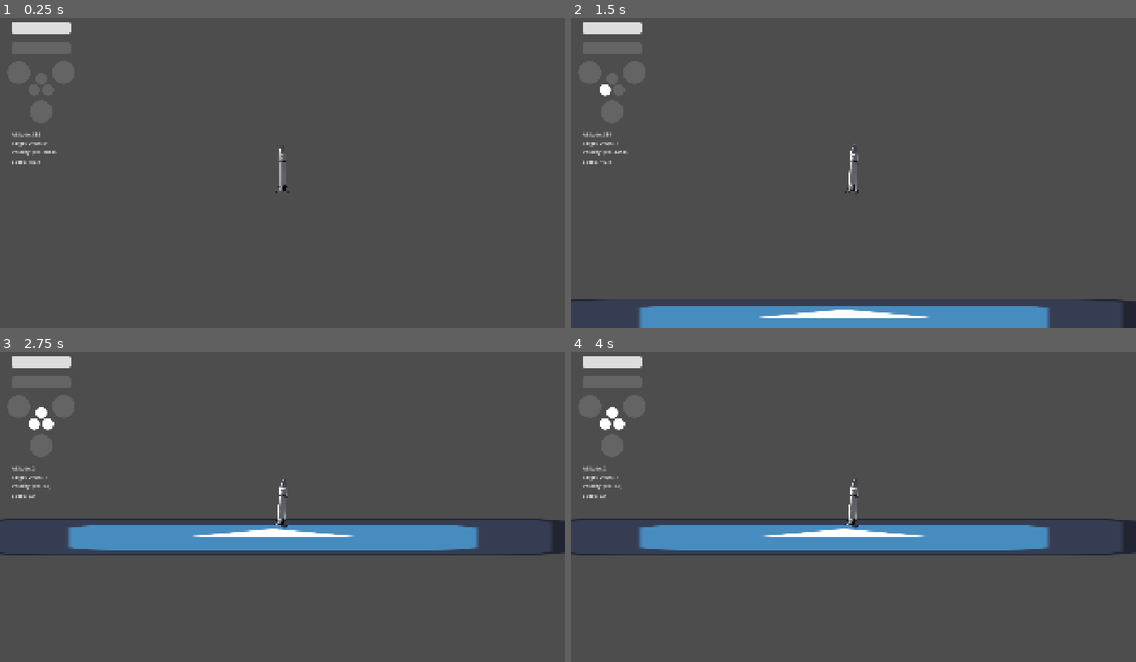
Above: before the commit, frames 1-4 (two rows, left to right).
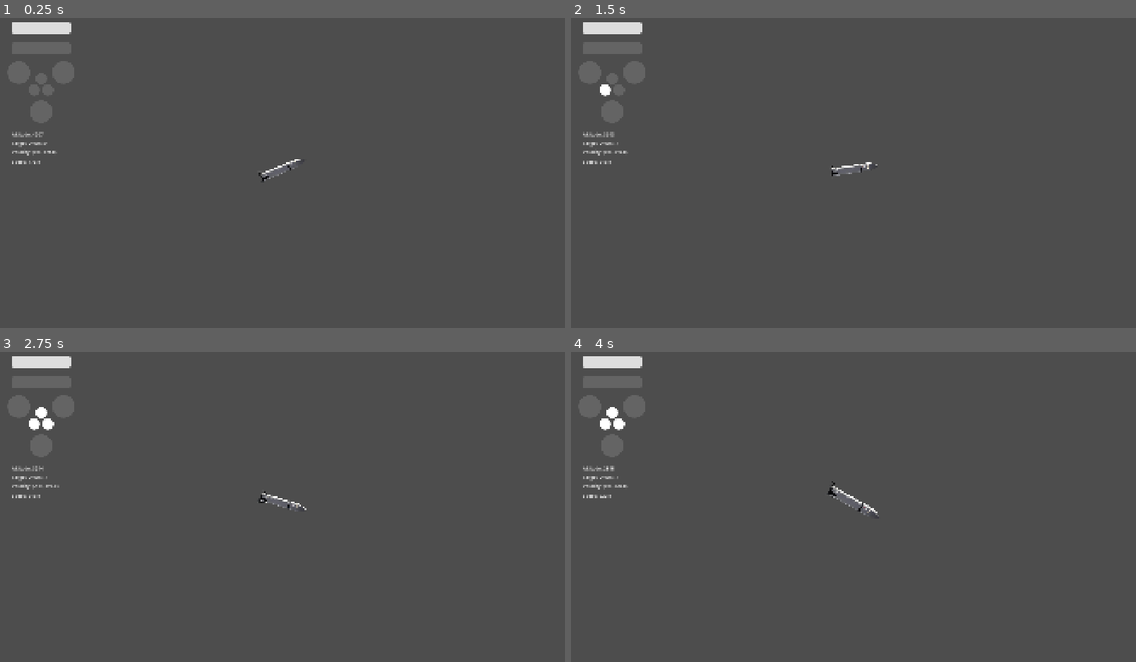
Above: after the commit, the same moments.

Repository: cyb3rgeorge/subnorminal
Game: Godot game, scene res://physics.tscn
Same seed, same stepped clock (60 frames per second), same inputs: the game is played once before the commit and once after it. The engine's default icon, where the game draws it, is replaced by a stand-in: a white triangle on a blue panel in a dark square.
Inputs (mouse positions are in pixels of both pictures, inside the frame that each line leads up to):
- Up to frame 1 (0.25 s): no input
- Up to frame 2 (1.5 s): move the mouse to (977, 154) at 0.52 s; hold Right (rotateRight) 0.53-1.25 s; hold 1 (1Engine) 0.53-1.25 s; click (977, 154) at 0.67 s; tap 2 (2Engines) at 0.8 s; drag from (740, 185) to (825, 231) at 1.27 s
- Up to frame 3 (2.75 s): move the mouse to (339, 432) at 2.02 s; hold Right (rotateRight) from 2.03 s (still down); hold 3 (3Engines) from 2.03 s (still down); tap Q (EngineCutoff) at 2.3 s
- Up to frame 4 (4 s): release Right (rotateRight) at 2.75 s; release 3 (3Engines) at 2.75 s; drag from (825, 565) to (684, 454) at 2.77 s; move the mouse to (1023, 550) at 3.52 s; hold Left (rotateLeft) from 3.53 s (still down); hold = (zoomIn, bound only after the commit) from 3.53 s (still down); tap - (zoomOut, bound only after the commit) at 3.8 s

The runs differ from the first frame. In frame 1, 0.3% of the frame differs, in the area x 5-54%, y 36-57%; in frame 2, 5.8%; in frame 3, 7.4%; in frame 4, 7.5%, in the area x 0-100%, y 36-66%.

Commit message:
Atmospheric Drag

Diff:
--- a/camera2d.gd
+++ b/camera2d.gd
@@ -14,3 +14,11 @@
 			zoom -= Vector2(zoom_speed, zoom_speed)
 			zoom.x = clamp(zoom.x, min_zoom, max_zoom)
 			zoom.y = clamp(zoom.y, min_zoom, max_zoom)
+	if Input.is_action_pressed("zoomIn"):
+		zoom += Vector2(zoom_speed, zoom_speed)
+		zoom.x = clamp(zoom.x, min_zoom, max_zoom)
+		zoom.y = clamp(zoom.y, min_zoom, max_zoom)
+	if Input.is_action_pressed("zoomOut"):
+		zoom -= Vector2(zoom_speed, zoom_speed)
+		zoom.x = clamp(zoom.x, min_zoom, max_zoom)
+		zoom.y = clamp(zoom.y, min_zoom, max_zoom)
--- /dev/null
+++ b/global.gd
@@ -0,0 +1,3 @@
+extends Node
+
+var failures : int = 0
--- /dev/null
+++ b/menu.gd
@@ -0,0 +1,7 @@
+extends Node2D
+
+func _ready():
+	$CanvasLayer/Label.text = "Failures: " + str(Global.failures)
+
+func _on_button_pressed() -> void:
+	get_tree().change_scene_to_file("res://physics.tscn")
--- /dev/null
+++ b/menu.tscn
@@ -0,0 +1,45 @@
+[gd_scene format=3 uid="uid://by7j03igxkmx8"]
+
+[ext_resource type="Script" uid="uid://qf1ergsb8pai" path="res://menu.gd" id="1_lti8b"]
+
+[sub_resource type="GDScript" id="GDScript_5wfv7"]
+script/source = "extends Node
+
+var failures : int = 0
+"
+
+[node name="Node2D" type="Node2D" unique_id=1357228171]
+rotation = -0.0032296565
+script = ExtResource("1_lti8b")
+
+[node name="CanvasLayer" type="CanvasLayer" parent="." unique_id=539137796]
+
+[node name="Label" type="Label" parent="CanvasLayer" unique_id=241347718]
+offset_left = 859.0
+offset_top = 278.0
+offset_right = 938.0
+offset_bottom = 301.0
+text = "Failures: 0"
+script = SubResource("GDScript_5wfv7")
+
+[node name="Control" type="Control" parent="." unique_id=327519560]
+layout_mode = 3
+anchors_preset = 0
+offset_right = 40.0
+offset_bottom = 40.0
+
+[node name="Button" type="Button" parent="Control" unique_id=312785559]
+layout_mode = 1
+anchors_preset = -1
+anchor_left = 1.393
+anchor_top = 7.175
+anchor_right = 30.068
+anchor_bottom = 18.547
+offset_left = 675.8616
+offset_top = 153.36502
+offset_right = -302.13824
+offset_bottom = -230.51498
+scale = Vector2(1.48, 1.48)
+text = "Initiate Mission"
+
+[connection signal="pressed" from="Control/Button" to="." method="_on_button_pressed"]
--- a/physics.tscn
+++ b/physics.tscn
@@ -12,7 +12,7 @@
 [ext_resource type="Texture2D" uid="uid://bv66xpmy23g1c" path="res://images/ship0.png" id="9_uxuuy"]
 
 [sub_resource type="RectangleShape2D" id="RectangleShape2D_5wfv7"]
-size = Vector2(1950, 100)
+size = Vector2(32478, 100)
 
 [sub_resource type="StyleBoxFlat" id="StyleBoxFlat_4y73a"]
 bg_color = Color(0.39215687, 0.39215687, 0.39215687, 1)
@@ -45,13 +45,13 @@
 [node name="Node2D" type="Node2D" unique_id=1745848919]
 
 [node name="Icon" type="Sprite2D" parent="." unique_id=326992581]
-position = Vector2(927.99994, 1078)
-scale = Vector2(15.781249, 1)
+position = Vector2(1125.501, 1078)
+scale = Vector2(251.03906, 1)
 texture = ExtResource("5_xf4yl")
 
 [node name="Starship" type="RigidBody2D" parent="." unique_id=1724685367]
-position = Vector2(960, 87)
-mass = 10.0
+position = Vector2(960, -3068)
+rotation = 1.176179
 inertia = 1000.0
 can_sleep = false
 freeze_mode = 1
@@ -76,7 +76,7 @@
 position = Vector2(-10, 1120)
 
 [node name="CollisionShape2D" type="CollisionShape2D" parent="Land" unique_id=333878887]
-position = Vector2(965, -40)
+position = Vector2(970, -40)
 shape = SubResource("RectangleShape2D_5wfv7")
 
 [node name="Telemetry" type="CanvasLayer" parent="." unique_id=65945142]
@@ -100,7 +100,7 @@
 offset_bottom = -382.24005
 theme_override_styles/background = SubResource("StyleBoxFlat_4y73a")
 theme_override_styles/fill = SubResource("StyleBoxFlat_7rytq")
-max_value = 1000.0
+max_value = 2000.0
 value = 1000.0
 allow_greater = true
 show_percentage = false
@@ -168,7 +168,12 @@
 texture = ExtResource("8_kvxyv")
 
 [node name="0Engines" type="Sprite2D" parent="Telemetry" unique_id=1219415110]
+visible = false
 position = Vector2(140, 275)
 texture = ExtResource("9_uxuuy")
 
+[node name="EndTimer" type="Timer" parent="." unique_id=86791372]
+wait_time = 2.0
+
 [connection signal="body_entered" from="Land" to="Starship" method="_on_area_2d_body_entered"]
+[connection signal="timeout" from="EndTimer" to="Starship" method="_on_end_timer_timeout"]
--- a/project.godot
+++ b/project.godot
@@ -15,11 +15,19 @@
 config/features=PackedStringArray("4.7", "GL Compatibility")
 config/icon="res://icon.svg"
 
+[autoload]
+
+Global="*uid://csgkj2vf8bx2r"
+
 [display]
 
 window/size/viewport_width=1920
 window/size/viewport_height=1080
 window/stretch/mode="canvas_items"
+
+[editor]
+
+version_control/autoload_on_startup=true
 
 [global_group]
 
@@ -30,41 +38,63 @@
 rotateLeft={
 "deadzone": 0.2,
 "events": [Object(InputEventKey,"resource_local_to_scene":false,"resource_name":"","device":-1,"window_id":0,"alt_press …(195 unchanged characters)…
+, Object(InputEventKey,"resource_local_to_scene":false,"resource_name":"","device":-1,"window_id":0,"alt_pressed":false,"shift_pressed":false,"ctrl_pressed":false,"meta_pressed":false,"pressed":false,"keycode":0,"physical_keycode":65,"key_label":0,"unicode":97,"location":0,"echo":false,"script":null)
 ]
 }
 rotateRight={
 "deadzone": 0.2,
 "events": [Object(InputEventKey,"resource_local_to_scene":false,"resource_name":"","device":-1,"window_id":0,"alt_press …(195 unchanged characters)…
+, Object(InputEventKey,"resource_local_to_scene":false,"resource_name":"","device":-1,"window_id":0,"alt_pressed":false,"shift_pressed":false,"ctrl_pressed":false,"meta_pressed":false,"pressed":false,"keycode":0,"physical_keycode":68,"key_label":0,"unicode":100,"location":0,"echo":false,"script":null)
 ]
 }
 throttleUp={
 "deadzone": 0.2,
 "events": [Object(InputEventKey,"resource_local_to_scene":false,"resource_name":"","device":-1,"window_id":0,"alt_press …(195 unchanged characters)…
+, Object(InputEventKey,"resource_local_to_scene":false,"resource_name":"","device":-1,"window_id":0,"alt_pressed":false,"shift_pressed":false,"ctrl_pressed":false,"meta_pressed":false,"pressed":false,"keycode":0,"physical_keycode":87,"key_label":0,"unicode":119,"location":0,"echo":false,"script":null)
 ]
 }
 throttleDown={
 "deadzone": 0.2,
 "events": [Object(InputEventKey,"resource_local_to_scene":false,"resource_name":"","device":-1,"window_id":0,"alt_press …(195 unchanged characters)…
+, Object(InputEventKey,"resource_local_to_scene":false,"resource_name":"","device":-1,"window_id":0,"alt_pressed":false,"shift_pressed":false,"ctrl_pressed":false,"meta_pressed":false,"pressed":false,"keycode":0,"physical_keycode":83,"key_label":0,"unicode":115,"location":0,"echo":false,"script":null)
 ]
 }
 1Engine={
 "deadzone": 0.2,
 "events": [Object(InputEventKey,"resource_local_to_scene":false,"resource_name":"","device":-1,"window_id":0,"alt_press …(191 unchanged characters)…
+, Object(InputEventKey,"resource_local_to_scene":false,"resource_name":"","device":-1,"window_id":0,"alt_pressed":false,"shift_pressed":false,"ctrl_pressed":false,"meta_pressed":false,"pressed":false,"keycode":0,"physical_keycode":55,"key_label":0,"unicode":55,"location":0,"echo":false,"script":null)
 ]
 }
 2Engines={
 "deadzone": 0.2,
 "events": [Object(InputEventKey,"resource_local_to_scene":false,"resource_name":"","device":-1,"window_id":0,"alt_press …(191 unchanged characters)…
+, Object(InputEventKey,"resource_local_to_scene":false,"resource_name":"","device":-1,"window_id":0,"alt_pressed":false,"shift_pressed":false,"ctrl_pressed":false,"meta_pressed":false,"pressed":false,"keycode":0,"physical_keycode":56,"key_label":0,"unicode":56,"location":0,"echo":false,"script":null)
 ]
 }
 3Engines={
 "deadzone": 0.2,
 "events": [Object(InputEventKey,"resource_local_to_scene":false,"resource_name":"","device":-1,"window_id":0,"alt_press …(191 unchanged characters)…
+, Object(InputEventKey,"resource_local_to_scene":false,"resource_name":"","device":-1,"window_id":0,"alt_pressed":false,"shift_pressed":false,"ctrl_pressed":false,"meta_pressed":false,"pressed":false,"keycode":0,"physical_keycode":57,"key_label":0,"unicode":57,"location":0,"echo":false,"script":null)
 ]
 }
 EngineCutoff={
 "deadzone": 0.2,
 "events": [Object(InputEventKey,"resource_local_to_scene":false,"resource_name":"","device":-1,"window_id":0,"alt_press …(192 unchanged characters)…
+, Object(InputEventKey,"resource_local_to_scene":false,"resource_name":"","device":-1,"window_id":0,"alt_pressed":false,"shift_pressed":false,"ctrl_pressed":false,"meta_pressed":false,"pressed":false,"keycode":0,"physical_keycode":48,"key_label":0,"unicode":48,"location":0,"echo":false,"script":null)
+]
+}
+zoomIn={
+"deadzone": 0.2,
+"events": [Object(InputEventKey,"resource_local_to_scene":false,"resource_name":"","device":-1,"window_id":0,"alt_pressed":false,"shift_pressed":false,"ctrl_pressed":false,"meta_pressed":false,"pressed":false,"keycode":0,"physical_keycode":61,"key_label":0,"unicode":61,"location":0,"echo":false,"script":null)
+, Object(InputEventKey,"resource_local_to_scene":false,"resource_name":"","device":-1,"window_id":0,"alt_pressed":false,"shift_pressed":false,"ctrl_pressed":false,"meta_pressed":false,"pressed":false,"keycode":0,"physical_keycode":46,"key_label":0,"unicode":46,"location":0,"echo":false,"script":null)
+, Object(InputEventKey,"resource_local_to_scene":false,"resource_name":"","device":-1,"window_id":0,"alt_pressed":false,"shift_pressed":false,"ctrl_pressed":false,"meta_pressed":false,"pressed":false,"keycode":0,"physical_keycode":90,"key_label":0,"unicode":122,"location":0,"echo":false,"script":null)
+]
+}
+zoomOut={
+"deadzone": 0.2,
+"events": [Object(InputEventKey,"resource_local_to_scene":false,"resource_name":"","device":-1,"window_id":0,"alt_pressed":false,"shift_pressed":false,"ctrl_pressed":false,"meta_pressed":false,"pressed":false,"keycode":0,"physical_keycode":45,"key_label":0,"unicode":45,"location":0,"echo":false,"script":null)
+, Object(InputEventKey,"resource_local_to_scene":false,"resource_name":"","device":-1,"window_id":0,"alt_pressed":false,"shift_pressed":false,"ctrl_pressed":false,"meta_pressed":false,"pressed":false,"keycode":0,"physical_keycode":44,"key_label":0,"unicode":44,"location":0,"echo":false,"script":null)
+, Object(InputEventKey,"resource_local_to_scene":false,"resource_name":"","device":-1,"window_id":0,"alt_pressed":false,"shift_pressed":false,"ctrl_pressed":false,"meta_pressed":false,"pressed":false,"keycode":0,"physical_keycode":88,"key_label":0,"unicode":120,"location":0,"echo":false,"script":null)
 ]
 }
 
--- a/starship.gd
+++ b/starship.gd
@@ -3,38 +3,45 @@
 class_name Starship
 
 # Telemetry
-signal failsTelemetry
 signal propTelemetry
 signal throttleTelemetry
-signal enginesTelemetry
-signal xTelemetry
-signal yTelemetry
 
-@export var fails = 0
-@export var maxProp = 1000
+@export var maxProp = 2000
 @export var prop = maxProp
 @export var throttle = 0
 @export var engines = 0
+@export var dryMass = 100000
 
 # Corrections
 const altitudeCorrection = 964
 const targetOffsetCorrection = 960
 
 # Specs
-var power = 100
-var angularPower = 100
+var power = 330000
+var angularPower = 500
 
 var thrust = Vector2.ZERO
 var rotationalDirection = 0
 
-# Atmospheric Conditions
-const drag = 100
+# Drag
+const dragSkirtC : float = 1.2
+const dragBellyC : float = 1.2
+const dragNoseC : float = 0.5
+const skirtArea = 64
+const bellyArea = 500
+const noseArea = 50
+const rho = 1.2250
+
+const CQ12 = (1 * dragSkirtC + 4 * dragBellyC)/5
+const CQ34 = (1 * dragNoseC + 4 * dragBellyC)/5
+const AQ12 = (1 * skirtArea + 4 * bellyArea)/5
+const AQ34 = (1 * noseArea + 4 * bellyArea)/5
 
 # Telemetry (Velocity and Speed)
 var previous_position: Vector2
 func _ready() -> void:
+	mass = dryMass
 	previous_position = global_position
-
 
 func get_input():
 	thrust = Vector2.ZERO
@@ -42,16 +49,12 @@
 
 	if Input.is_action_pressed("EngineCutoff"):
 		engines = 0
-		enginesTelemetry.emit()
 	if Input.is_action_pressed("1Engine"):
 		engines = 1
-		enginesTelemetry.emit()
 	if Input.is_action_pressed("2Engines"):
 		engines = 2
-		enginesTelemetry.emit()
 	if Input.is_action_pressed("3Engines"):
 		engines = 3
-		enginesTelemetry.emit()
 
 	if Input.is_action_pressed("throttleUp"):
 		throttle = throttle + 1
@@ -92,17 +95,34 @@
 	$"../Telemetry/Control/Velocity".text = "Velocity: " + str(velocity)
 	$"../Telemetry/Control/Speed".text = "Speed: " + str(speed)
 
-	print("Rotation: ", rotationalDirection)
-	print("Throttle: ", throttle)
-	print(engines, " Engines")
-	print("Prop: ", prop)
-	print("x: ", targetOffset)
-	print("y: ", altitude)
-	print("Velocity: ", velocity)
-	print("Speed: ", speed)
+	var orientation = Vector2(cos(rotation), sin(rotation))
+	# print(orientation)
+	if orientation.x >= 0:
+		var dragCoefficent = CQ12
+		var dragArea = AQ12
+	else:
+		var dragCoefficent = CQ34
+		var dragArea = AQ34
+
+	var dragForce = 0.5 * CQ12 * rho * AQ12 * linear_velocity.y ** 2
+	var dragDirection = -sign(linear_velocity.y)
+	apply_central_force(Vector2(0, dragForce * dragDirection))
+
+	# print(dragForce)
+	# print("Rotation: ", rotationalDirection)
+	# print("Throttle: ", throttle)
+	# print(engines, " Engines")
+	# print("Prop: ", prop)
+	# print("x: ", targetOffset)
+	# print("y: ", altitude)
+	# print("Velocity: ", velocity)
+	# print("Speed: ", speed)
 
 func _on_area_2d_body_entered(body: Node2D) -> void:
 	if body == self:
 		set_deferred("freeze", true)
-		fails = fails + 1
-		failsTelemetry.emit()
+		Global.failures = Global.failures + 1
+		$"../EndTimer".start()
+
+func _on_end_timer_timeout() -> void:
+	get_tree().change_scene_to_file("res://menu.tscn")
Not shown, added: global.gd.uid
Not shown, added: menu.gd.uid
